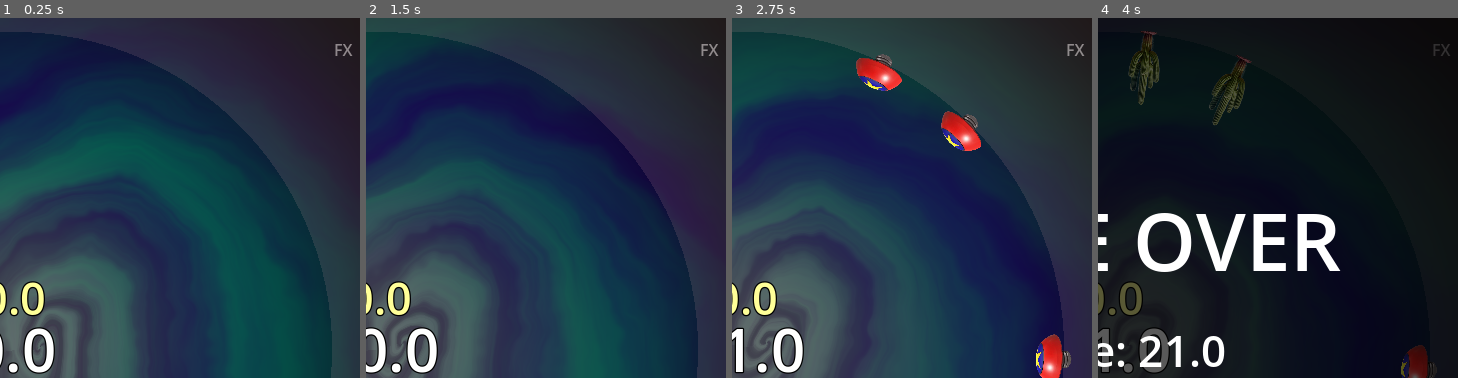
Above: before the commit, frames 1-4 (left to right).
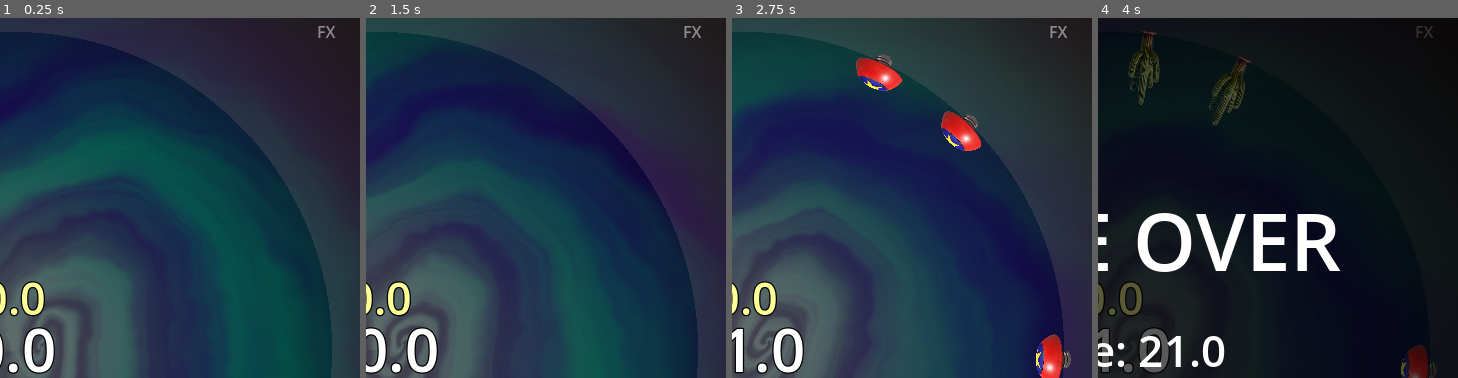
Above: after the commit, the same moments.

Repository: semtimmy/circlegame
Game: Godot game, scene res://node.tscn
Two runs of this game, one before a commit and one after it. Both use one fixed random seed, a clock stepped at 60 frames per second and the inputs below. The engine's default icon, where the game draws it, is replaced by a stand-in: a white triangle on a blue panel in a dark square.
Inputs (mouse positions are % of the whole screen's width and height, from its top left):
- Up to frame 1 (0.25 s): no input
- Up to frame 2 (1.5 s): click "FX" at 0.5 s; tap Enter (ui_accept) at 1.25 s; move the mouse to (72, 45) at 1.27 s; click (72, 45) at 1.42 s
- Up to frame 3 (2.75 s): tap Enter (ui_accept) at 1.52, 2.27 s; move the mouse to (30, 55) at 2.02 s; click (30, 55) at 2.17 s
- Up to frame 4 (4 s): move the mouse to (60, 28) at 2.77 s; hold Down (ui_down) 2.78-3.53 s; click (60, 28) at 2.92 s; move the mouse to (45, 70) at 3.52 s; click (45, 70) at 3.67 s; tap Enter (ui_accept) at 3.77 s
The pictures show only the part of the screen within x 48-98%, y 4-54%; the shares and areas given below are measured in that part.

The runs differ from the first frame. In frame 1, 0.2% of the frame differs, in the area x 88-98%, y 2-11%; in frame 2, 0.2%; in frame 3, 0.2%; in frame 4, 0.1%.

Commit message:
Fix FX button touch input: ignore mouse filter on overlays, increase button size for mobile

Diff:
--- a/node.tscn
+++ b/node.tscn
@@ -82,6 +82,7 @@
 anchor_bottom = 1.0
 grow_horizontal = 2
 grow_vertical = 2
+mouse_filter = 2
 script = ExtResource("6_tda05")
 start_color = Color(1, 1, 0.59608823, 1)
 end_color = Color(0.7897518, 0.20216748, 4.813075e-07, 1)
@@ -93,6 +94,7 @@
 anchor_bottom = 1.0
 grow_horizontal = 2
 grow_vertical = 2
+mouse_filter = 2
 text = "0"
 label_settings = SubResource("LabelSettings_bss38")
 horizontal_alignment = 1
@@ -107,6 +109,7 @@
 offset_bottom = -51.0
 grow_horizontal = 2
 grow_vertical = 2
+mouse_filter = 2
 text = "0"
 label_settings = SubResource("LabelSettings_qn3nj")
 horizontal_alignment = 1
@@ -132,9 +135,9 @@
 anchors_preset = 1
 anchor_left = 1.0
 anchor_right = 1.0
-offset_left = -50.0
-offset_top = 45.0
-offset_right = -10.0
+offset_left = -90.0
+offset_top = 10.0
+offset_right = -5.0
 offset_bottom = 75.0
 grow_horizontal = 0
 text = "FX"
